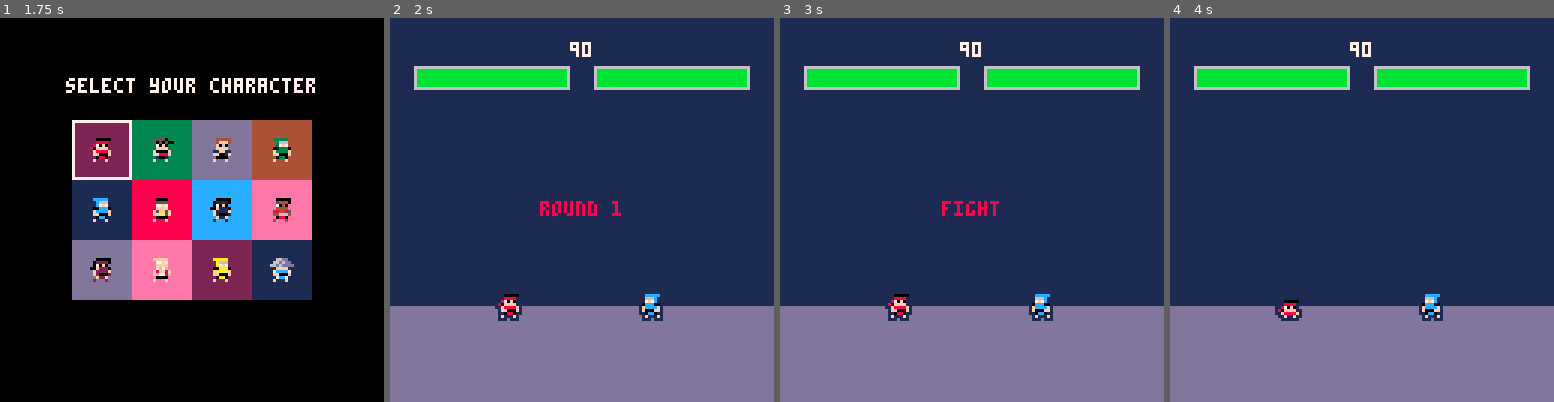
Above: before the commit, frames 1-4 (left to right).
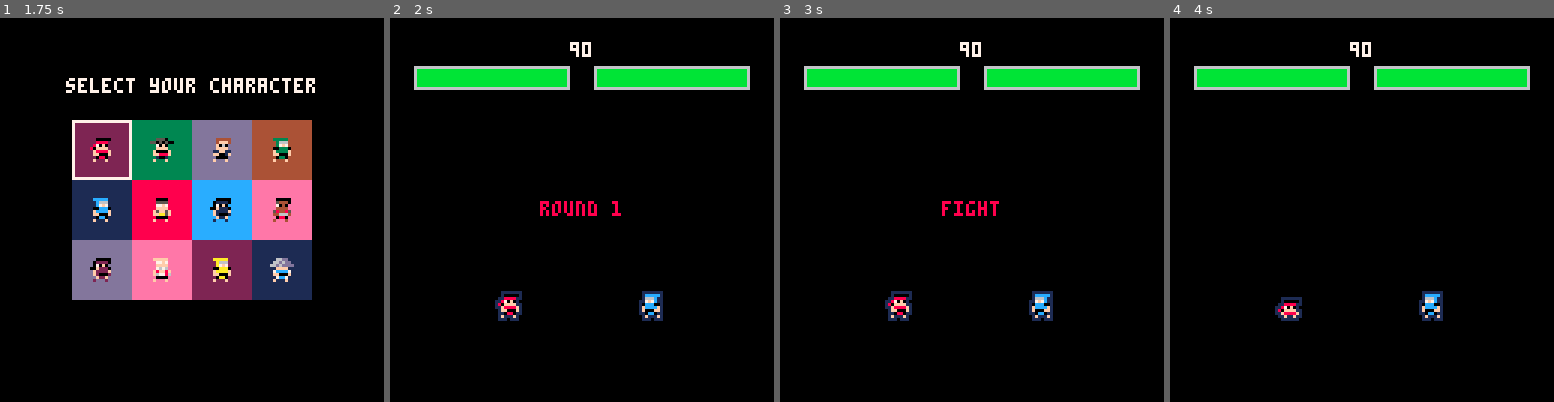
Above: after the commit, the same moments.

Repository: nascimento-cesar/pico-kombat-2
Game: PICO-8 cartridge shaolin-monks/shaolin-monks.p8
Same seed, same stepped clock (60 frames per second), same inputs: the game is played once before the commit and once after it.
Inputs:
- Up to frame 1 (1.75 s): tap X (X key) at 0.33, 1.07 s; tap O (Z key) at 0.7, 1.7 s; hold Right from 1.6 s (still down)
- Up to frame 2 (2 s): keep holding Right; tap X (X key) at 1.85 s
- Up to frame 3 (3 s): release Right at 2.1 s; tap O (Z key) at 2.1, 2.5, 2.9 s; hold Up 2.15-2.42 s; hold Right from 2.47 s (still down); tap X (X key) at 2.97 s
- Up to frame 4 (4 s): release Right at 3.03 s; hold Left 3.08-3.58 s; tap O (Z key) at 3.3, 3.7 s; hold Down 3.63-3.97 s

Frame 1 is identical in both runs. In frame 2, 93% of the frame differs, in the area x 0-100%, y 0-100%; in frame 3, 94%; in frame 4, 94%.

Commit message:
feat(shaolin-monks): remove temp scenarios

Diff:
--- a/shaolin-monks/core/init.lua
+++ b/shaolin-monks/core/init.lua
@@ -8,7 +8,7 @@
 end
 
 function define_global_constants()
-  action_stack_timeout, backward, forward, frozen_body_pal_m …(106 unchanged characters)… , round_duration, sprite_h, sprite_w, stage_offset, stroke_width, walk_speed, x_shift, y_bottom_limit, y_shift, y_upper_limit = 6, -1, 1, "p0c1c2c3c4c5c6c7c8c9cacbcdcecfc", "p0c1c2c374c5c6c8c9cacbcdcecfc", 3, 1, 126, 0, 1, 4, 3, 90, 8, 8, 16, 2, 1, 3, 92, 2, 64
+  action_stack_timeout, backward, forward, frozen_body_pal_m …(106 unchanged characters)… , round_duration, sprite_h, sprite_w, stroke_width, walk_speed, x_shift, y_bottom_limit, y_shift, y_upper_limit = 6, -1, 1, "p0c1c2c3c4c5c6c7c8c9cacbcdcecfc", "p0c1c2c374c5c6c8c9cacbcdcecfc", 3, 1, 126, 0, 1, 4, 3, 90, 8, 8, 2, 1, 3, 92, 2, 64
   ground_actions_map, aerial_actions_map, round_timers = string_to_hash("⬅️,➡️,⬆️,⬇️,➡️⬆️,⬅️⬆️,➡️⬇️,⬅️⬇️,🅾️,⬇️🅾️,❎,⬅️❎, …(239 unchanged characters)…
 end
 
--- a/shaolin-monks/draw/gameplay.lua
+++ b/shaolin-monks/draw/gameplay.lua
@@ -57,8 +57,9 @@
 end
 
 function draw_stage()
-  local x, y = (combat_stage - 1) % 8 * stage_offset, flr(combat_stage / 9) * 16
-  map(x, y, 0, 0, 16, 16)
+  palt(0, false)
+  map(0, 0, 0, 0, 16, 16)
+  pal()
 end
 
 function draw_player(p)
--- a/shaolin-monks/shaolin-monks.p8
+++ b/shaolin-monks/shaolin-monks.p8
@@ -134,22 +134,22 @@
 00000000000000000000000000000000000000000000000000000000000000000000000000000000000000000000000000000000000000000000000000000000
 00000000000000000000000000000000000000000000000000000000000000000000000000000000000000000000000000000000000000000000000000000000
 00000000000000000000000000000000000000000000000000000000000000000000000000000000000000000000000000000000000000000000000000000000
-00000000000000000000000000000000000000000000000000000000000000000000000000000000000000000000000000000000000000000000000000000000
-00000000000000000000000000000000000000000000000000000000000000000000000000000000000000000000000000000000000000000000000000000000
-00000000000000000000000000000000000000000000000000000000000000000000000000000000000000000000000000000000000000000000000000000000
-00000000000000000000000000000000000000000000000000000000000000000000000000000000000000000000000000000000000000000000000000000000
-00000000000000000000000000000000000000000000000000000000000000000000000000000000000000000000000000000000000000000000000000000000
-00000000000000000000000000000000000000000000000000000000000000000000000000000000000000000000000000000000000000000000000000000000
-00000000000000000000000000000000000000000000000000000000000000000000000000000000000000000000000000000000000000000000000000000000
-00000000000000000000000000000000000000000000000000000000000000000000000000000000000000000000000000000000000000000000000000000000
-11111111222222223333333355555555dddddddd8888888844444444eeeeeeee6666666600000000000000000000000000000000000000000000000000949400
-11111111222222223333333355555555dddddddd8888888844444444eeeeeeee6666666600000000000000000000000000000000000000000000000000774700
-11111111222222223333333355555555dddddddd8888888844444444eeeeeeee66666666000000000000000000000000000000000000000000000000f04fff0f
-11111111222222223333333355555555dddddddd8888888844444444eeeeeeee6666666600000000000000000000000000000000000000000000000040976704
-11111111222222223333333355555555dddddddd8888888844444444eeeeeeee6666666600000000000000000000000000000000000000000000000009855890
-11111111222222223333333355555555dddddddd8888888844444444eeeeeeee66666666000000000000000000000000000000000000000000000000f45ff54f
-11111111222222223333333355555555dddddddd8888888844444444eeeeeeee6666666600000000000000000000000000000000000000000000000000855800
-11111111222222223333333355555555dddddddd8888888844444444eeeeeeee666666660000000000000000000000000000000000000000000000000f000f00
+00000000000000000000000000000000000000000000000000000000000000000000000011111777777111111111111166666666666666666666666666666666
+00000000000000000000000000000000000000000000000000000000000000000000000011167777777761110000000077707070070707777777777766666666
+00000000000000000000000000000000000000000000000000000000000000000000000011677777777776111111111155550d0dd0d055555555555566666666
+000000000000000000000000000000000000000000000000000000000000000000000000167777777776776111111111555550dd220555555555555566666666
+00000000000000000000000000000000000000000000000000000000000000000000000016777777777767611111111111111102201111111111111166666666
+00000000000000000000000000000000000000000000000000000000000000000000000067776777777777761111111111111110011111111111111166666666
+00000000000000000000000000000000000000000000000000000000000000000000000067777777777777761111111111111110011111111111111166666666
+00000000000000000000000000000000000000000000000000000000000000000000000066777777777777661111111111111110d11111111111111166666666
+00000000000000000000000000000000000000000000000000000000000000000000000066777777777777661111111111111110d11111116666666600000000
+00000000000000000000000000000000000000000000000000000000000000000000000066777777777777661111111111111110d11111116666666600000000
+00000000000000000000000000000000000000000000000000000000000000000000000066777777777777661111111111111110d11111116666666600000000
+00000000000000000000000000000000000000000000000000000000000000000000000016677777777776611111111111111110d11111116666666600000000
+00000000000000000000000000000000000000000000000000000000000000000000000016666777777666611111111111111110d11111116666666600000000
+00000000000000000000000000000000000000000000000000000000000000000000000011666666666666111111111111111110d11111117777777700000000
+00000000000000000000000000000000000000000000000000000000000000000000000011166666666661111111111111111110d11111115555555500000000
+00000000000000000000000000000000000000000000000000000000000000000000000011111666666111111111111111111110d11111115555555500000000
 
 
 
@@ -281,137 +281,121 @@
 
 
 __map__
-f0f0f0f0f0f0f0f0f0f0f0f0f0f0f0f0f1f1f1f1f1f1f1f1f1f1f1f1f1f1f1f1f2f2f2f2f2f2f2f2f2f2f2f2f2f2f2f2f3f3f3f3f3f3f3f3f3f3f3f3f3f3f3f3f0f0f0f0f0f0f0f0f0f0f0f0f0f0f0f0f5f5f5f5f5f5f5f5f5f5f5f5f5f5f5f5f6f6f6f6f6f6f6f6f6f6f6f6f6f6f6f6f7f7f7f7f7f7f7f7f7f7f7f7f7f7f7f7
-f0f0f0f0f0f0f0f0f0f0f0f0f0f0f0f0f1f1f1f1f1f1f1f1f1f1f1f1f1f1f1f1f2f2f2f2f2f2f2f2f2f2f2f2f2f2f2f2f3f3f3f3f3f3f3f3f3f3f3f3f3f3f3f3f0f0f0f0f0f0f0f0f0f0f0f0f0f0f0f0f5f5f5f5f5f5f5f5f5f5f5f5f5f5f5f5f6f6f6f6f6f6f6f6f6f6f6f6f6f6f6f6f7f7f7f7f7f7f7f7f7f7f7f7f7f7f7f7
-f0f0f0f0f0f0f0f0f0f0f0f0f0f0f0f0f1f1f1f1f1f1f1f1f1f1f1f1f1f1f1f1f2f2f2f2f2f2f2f2f2f2f2f2f2f2f2f2f3f3f3f3f3f3f3f3f3f3f3f3f3f3f3f3f0f0f0f0f0f0f0f0f0f0f0f0f0f0f0f0f5f5f5f5f5f5f5f5f5f5f5f5f5f5f5f5f6f6f6f6f6f6f6f6f6f6f6f6f6f6f6f6f7f7f7f7f7f7f7f7f7f7f7f7f7f7f7f7
-f0f0f0f0f0f0f0f0f0f0f0f0f0f0f0f0f1f1f1f1f1f1f1f1f1f1f1f1f1f1f1f1f2f2f2f2f2f2f2f2f2f2f2f2f2f2f2f2f3f3f3f3f3f3f3f3f3f3f3f3f3f3f3f3f0f0f0f0f0f0f0f0f0f0f0f0f0f0f0f0f5f5f5f5f5f5f5f5f5f5f5f5f5f5f5f5f6f6f6f6f6f6f6f6f6f6f6f6f6f6f6f6f7f7f7f7f7f7f7f7f7f7f7f7f7f7f7f7
-f0f0f0f0f0f0f0f0f0f0f0f0f0f0f0f0f1f1f1f1f1f1f1f1f1f1f1f1f1f1f1f1f2f2f2f2f2f2f2f2f2f2f2f2f2f2f2f2f3f3f3f3f3f3f3f3f3f3f3f3f3f3f3f3f0f0f0f0f0f0f0f0f0f0f0f0f0f0f0f0f5f5f5f5f5f5f5f5f5f5f5f5f5f5f5f5f6f6f6f6f6f6f6f6f6f6f6f6f6f6f6f6f7f7f7f7f7f7f7f7f7f7f7f7f7f7f7f7
-f0f0f0f0f0f0f0f0f0f0f0f0f0f0f0f0f1f1f1f1f1f1f1f1f1f1f1f1f1f1f1f1f2f2f2f2f2f2f2f2f2f2f2f2f2f2f2f2f3f3f3f3f3f3f3f3f3f3f3f3f3f3f3f3f0f0f0f0f0f0f0f0f0f0f0f0f0f0f0f0f5f5f5f5f5f5f5f5f5f5f5f5f5f5f5f5f6f6f6f6f6f6f6f6f6f6f6f6f6f6f6f6f7f7f7f7f7f7f7f7f7f7f7f7f7f7f7f7
-f0f0f0f0f0f0f0f0f0f0f0f0f0f0f0f0f1f1f1f1f1f1f1f1f1f1f1f1f1f1f1f1f2f2f2f2f2f2f2f2f2f2f2f2f2f2f2f2f3f3f3f3f3f3f3f3f3f3f3f3f3f3f3f3f0f0f0f0f0f0f0f0f0f0f0f0f0f0f0f0f5f5f5f5f5f5f5f5f5f5f5f5f5f5f5f5f6f6f6f6f6f6f6f6f6f6f6f6f6f6f6f6f7f7f7f7f7f7f7f7f7f7f7f7f7f7f7f7
-f0f0f0f0f0f0f0f0f0f0f0f0f0f0f0f0f1f1f1f1f1f1f1f1f1f1f1f1f1f1f1f1f2f2f2f2f2f2f2f2f2f2f2f2f2f2f2f2f3f3f3f3f3f3f3f3f3f3f3f3f3f3f3f3f0f0f0f0f0f0f0f0f0f0f0f0f0f0f0f0f5f5f5f5f5f5f5f5f5f5f5f5f5f5f5f5f6f6f6f6f6f6f6f6f6f6f6f6f6f6f6f6f7f7f7f7f7f7f7f7f7f7f7f7f7f7f7f7
-f0f0f0f0f0f0f0f0f0f0f0f0f0f0f0f0f1f1f1f1f1f1f1f1f1f1f1f1f1f1f1f1f2f2f2f2f2f2f2f2f2f2f2f2f2f2f2f2f3f3f3f3f3f3f3f3f3f3f3f3f3f3f3f3f0f0f0f0f0f0f0f0f0f0f0f0f0f0f0f0f5f5f5f5f5f5f5f5f5f5f5f5f5f5f5f5f6f6f6f6f6f6f6f6f6f6f6f6f6f6f6f6f7f7f7f7f7f7f7f7f7f7f7f7f7f7f7f7
-f0f0f0f0f0f0f0f0f0f0f0f0f0f0f0f0f1f1f1f1f1f1f1f1f1f1f1f1f1f1f1f1f2f2f2f2f2f2f2f2f2f2f2f2f2f2f2f2f3f3f3f3f3f3f3f3f3f3f3f3f3f3f3f3f0f0f0f0f0f0f0f0f0f0f0f0f0f0f0f0f5f5f5f5f5f5f5f5f5f5f5f5f5f5f5f5f6f6f6f6f6f6f6f6f6f6f6f6f6f6f6f6f7f7f7f7f7f7f7f7f7f7f7f7f7f7f7f7
-f0f0f0f0f0f0f0f0f0f0f0f0f0f0f0f0f1f1f1f1f1f1f1f1f1f1f1f1f1f1f1f1f2f2f2f2f2f2f2f2f2f2f2f2f2f2f2f2f3f3f3f3f3f3f3f3f3f3f3f3f3f3f3f3f0f0f0f0f0f0f0f0f0f0f0f0f0f0f0f0f5f5f5f5f5f5f5f5f5f5f5f5f5f5f5f5f6f6f6f6f6f6f6f6f6f6f6f6f6f6f6f6f7f7f7f7f7f7f7f7f7f7f7f7f7f7f7f7
-f0f0f0f0f0f0f0f0f0f0f0f0f0f0f0f0f1f1f1f1f1f1f1f1f1f1f1f1f1f1f1f1f2f2f2f2f2f2f2f2f2f2f2f2f2f2f2f2f3f3f3f3f3f3f3f3f3f3f3f3f3f3f3f3f0f0f0f0f0f0f0f0f0f0f0f0f0f0f0f0f5f5f5f5f5f5f5f5f5f5f5f5f5f5f5f5f6f6f6f6f6f6f6f6f6f6f6f6f6f6f6f6f7f7f7f7f7f7f7f7f7f7f7f7f7f7f7f7
-f4f4f4f4f4f4f4f4f4f4f4f4f4f4f4f4f1f1f1f1f1f1f1f1f1f1f1f1f1f1f1f1f2f2f2f2f2f2f2f2f2f2f2f2f2f2f2f2f3f3f3f3f3f3f3f3f3f3f3f3f3f3f3f3f0f0f0f0f0f0f0f0f0f0f0f0f0f0f0f0f5f5f5f5f5f5f5f5f5f5f5f5f5f5f5f5f6f6f6f6f6f6f6f6f6f6f6f6f6f6f6f6f7f7f7f7f7f7f7f7f7f7f7f7f7f7f7f7
-f4f4f4f4f4f4f4f4f4f4f4f4f4f4f4f4f1f1f1f1f1f1f1f1f1f1f1f1f1f1f1f1f2f2f2f2f2f2f2f2f2f2f2f2f2f2f2f2f3f3f3f3f3f3f3f3f3f3f3f3f3f3f3f3f0f0f0f0f0f0f0f0f0f0f0f0f0f0f0f0f5f5f5f5f5f5f5f5f5f5f5f5f5f5f5f5f6f6f6f6f6f6f6f6f6f6f6f6f6f6f6f6f7f7f7f7f7f7f7f7f7f7f7f7f7f7f7f7
-f4f4f4f4f4f4f4f4f4f4f4f4f4f4f4f4f1f1f1f1f1f1f1f1f1f1f1f1f1f1f1f1f2f2f2f2f2f2f2f2f2f2f2f2f2f2f2f2f3f3f3f3f3f3f3f3f3f3f3f3f3f3f3f3f0f0f0f0f0f0f0f0f0f0f0f0f0f0f0f0f5f5f5f5f5f5f5f5f5f5f5f5f5f5f5f5f6f6f6f6f6f6f6f6f6f6f6f6f6f6f6f6f7f7f7f7f7f7f7f7f7f7f7f7f7f7f7f7
-f4f4f4f4f4f4f4f4f4f4f4f4f4f4f4f4f1f1f1f1f1f1f1f1f1f1f1f1f1f1f1f1f2f2f2f2f2f2f2f2f2f2f2f2f2f2f2f2f3f3f3f3f3f3f3f3f3f3f3f3f3f3f3f3f0f0f0f0f0f0f0f0f0f0f0f0f0f0f0f0f5f5f5f5f5f5f5f5f5f5f5f5f5f5f5f5f6f6f6f6f6f6f6f6f6f6f6f6f6f6f6f6f7f7f7f7f7f7f7f7f7f7f7f7f7f7f7f7
-f8f8f8f8f8f8f8f8f8f8f8f8f8f8f8f800000000000000000000000000000000000000000000000000000000000000000000000000000000000000000000000000000000000000000000000000000000000000000000000000000000000000000000000000000000000000000000000000000000000000000000000000000000
-f8f8f8f8f8f8f8f8f8f8f8f8f8f8f8f800000000000000000000000000000000000000000000000000000000000000000000000000000000000000000000000000000000000000000000000000000000000000000000000000000000000000000000000000000000000000000000000000000000000000000000000000000000
-f8f8f8f8f8f8f8f8f8f8f8f8f8f8f8f800000000000000000000000000000000000000000000000000000000000000000000000000000000000000000000000000000000000000000000000000000000000000000000000000000000000000000000000000000000000000000000000000000000000000000000000000000000
-f8f8f8f8f8f8f8f8f8f8f8f8f8f8f8f800000000000000000000000000000000000000000000000000000000000000000000000000000000000000000000000000000000000000000000000000000000000000000000000000000000000000000000000000000000000000000000000000000000000000000000000000000000
-f8f8f8f8f8f8f8f8f8f8f8f8f8f8f8f800000000000000000000000000000000000000000000000000000000000000000000000000000000000000000000000000000000000000000000000000000000000000000000000000000000000000000000000000000000000000000000000000000000000000000000000000000000
-f8f8f8f8f8f8f8f8f8f8f8f8f8f8f8f800000000000000000000000000000000000000000000000000000000000000000000000000000000000000000000000000000000000000000000000000000000000000000000000000000000000000000000000000000000000000000000000000000000000000000000000000000000
-f8f8f8f8f8f8f8f8f8f8f8f8f8f8f8f800000000000000000000000000000000000000000000000000000000000000000000000000000000000000000000000000000000000000000000000000000000000000000000000000000000000000000000000000000000000000000000000000000000000000000000000000000000
-f8f8f8f8f8f8f8f8f8f8f8f8f8f8f8f800000000000000000000000000000000000000000000000000000000000000000000000000000000000000000000000000000000000000000000000000000000000000000000000000000000000000000000000000000000000000000000000000000000000000000000000000000000
-f8f8f8f8f8f8f8f8f8f8f8f8f8f8f8f800000000000000000000000000000000000000000000000000000000000000000000000000000000000000000000000000000000000000000000000000000000000000000000000000000000000000000000000000000000000000000000000000000000000000000000000000000000
-f8f8f8f8f8f8f8f8f8f8f8f8f8f8f8f800000000000000000000000000000000000000000000000000000000000000000000000000000000000000000000000000000000000000000000000000000000000000000000000000000000000000000000000000000000000000000000000000000000000000000000000000000000
-f8f8f8f8f8f8f8f8f8f8f8f8f8f8f8f800000000000000000000000000000000000000000000000000000000000000000000000000000000000000000000000000000000000000000000000000000000000000000000000000000000000000000000000000000000000000000000000000000000000000000000000000000000
-f8f8f8f8f8f8f8f8f8f8f8f8f8f8f8f800000000000000000000000000000000000000000000000000000000000000000000000000000000000000000000000000000000000000000000000000000000000000000000000000000000000000000000000000000000000000000000000000000000000000000000000000000000
-f8f8f8f8f8f8f8f8f8f8f8f8f8f8f8f800000000000000000000000000000000000000000000000000000000000000000000000000000000000000000000000000000000000000000000000000000000000000000000000000000000000000000000000000000000000000000000000000000000000000000000000000000000
-f8f8f8f8f8f8f8f8f8f8f8f8f8f8f8f800000000000000000000000000000000000000000000000000000000000000000000000000000000000000000000000000000000000000000000000000000000000000000000000000000000000000000000000000000000000000000000000000000000000000000000000000000000
-f8f8f8f8f8f8f8f8f8f8f8f8f8f8f8f800000000000000000000000000000000000000000000000000000000000000000000000000000000000000000000000000000000000000000000000000000000000000000000000000000000000000000000000000000000000000000000000000000000000000000000000000000000
-f8f8f8f8f8f8f8f8f8f8f8f8f8f8f8f800000000000000000000000000000000000000000000000000000000000000000000000000000000000000000000000000000000000000000000000000000000000000000000000000000000000000000000000000000000000000000000000000000000000000000000000000000000
-…(102 lines of a section not shown)…
+0000000000000000000000000000000000000000000000000000000000000000000000000000000000000000000000000000000000000000000000000000000000000000000000000000000000000000000000000000000000000000000000000000000000000000000000000000000000000000000000000000000000000000
+0000000000000000000000000000000000000000000000000000000000000000000000000000000000000000000000000000000000000000000000000000000000000000000000000000000000000000000000000000000000000000000000000000000000000000000000000000000000000000000000000000000000000000
+00000000000000000000000000000000ebebebebebebebebebebebebebebebeb000000000000000000000000000000000000000000000000000000000000000000000000000000000000000000000000000000000000000000000000000000000000000000000000000000000000000000000000000000000000000000000000
+00000000000000000000000000000000fbfbfbfbfbfbfbfbfbfbfbfbfbfbfbfb000000000000000000000000000000000000000000000000000000000000000000000000000000000000000000000000000000000000000000000000000000000000000000000000000000000000000000000000000000000000000000000000
+00000000000000000000000000000000fbfbfbfbfbfbfbfbfbfbfbfbfbfbfbfb000000000000000000000000000000000000000000000000000000000000000000000000000000000000000000000000000000000000000000000000000000000000000000000000000000000000000000000000000000000000000000000000
+00000000000000000000000000000000fbfbe9eafbfbfbfbfbfbfbfbfbfbfbfb000000000000000000000000000000000000000000000000000000000000000000000000000000000000000000000000000000000000000000000000000000000000000000000000000000000000000000000000000000000000000000000000
+00000000000000000000000000000000fbfbf9fafbfbfbfbfbfbfbfbfbfbfbfb000000000000000000000000000000000000000000000000000000000000000000000000000000000000000000000000000000000000000000000000000000000000000000000000000000000000000000000000000000000000000000000000
+00000000000000000000000000000000fbfbfbfbfbfbfbfbfbfbfbfbfbfbfbfb000000000000000000000000000000000000000000000000000000000000000000000000000000000000000000000000000000000000000000000000000000000000000000000000000000000000000000000000000000000000000000000000
+00000000000000000000000000000000fbfbfbe1e2fbf1e1e2fbfbe1e2fbfbfb000000000000000000000000000000000000000000000000000000000000000000000000000000000000000000000000000000000000000000000000000000000000000000000000000000000000000000000000000000000000000000000000
+00000000000000000000000000000000eeeeeeecedeeeeecedeeeeecedeeeeee000000000000000000000000000000000000000000000000000000000000000000000000000000000000000000000000000000000000000000000000000000000000000000000000000000000000000000000000000000000000000000000000
+00000000000000000000000000000000fbfbfbfcfdfbfbfcfdfbfbfcfdfbfbfb000000000000000000000000000000000000000000000000000000000000000000000000000000000000000000000000000000000000000000000000000000000000000000000000000000000000000000000000000000000000000000000000
+00000000000000000000000000000000fbfbfbfcfdfbfbfcfdfbfbfcfdfbfbfb000000000000000000000000000000000000000000000000000000000000000000000000000000000000000000000000000000000000000000000000000000000000000000000000000000000000000000000000000000000000000000000000
+00000000000000000000000000000000efefefefefefefefefefefefefefefef000000000000000000000000000000000000000000000000000000000000000000000000000000000000000000000000000000000000000000000000000000000000000000000000000000000000000000000000000000000000000000000000
+00000000000000000000000000000000fbfbfbfbfbfbfbfbfbfbfbfbfbfbfbfb000000000000000000000000000000000000000000000000000000000000000000000000000000000000000000000000000000000000000000000000000000000000000000000000000000000000000000000000000000000000000000000000
+00000000000000000000000000000000fbfbfbfbfbfbfbfbfbfbfbfbfbfbfbfb000000000000000000000000000000000000000000000000000000000000000000000000000000000000000000000000000000000000000000000000000000000000000000000000000000000000000000000000000000000000000000000000
+00000000000000000000000000000000fbfbfbfbfbfbfbfbfbfbfbfbfbfbfbfb000000000000000000000000000000000000000000000000000000000000000000000000000000000000000000000000000000000000000000000000000000000000000000000000000000000000000000000000000000000000000000000000
+…(102 lines of a section not shown)…
--- a/shaolin-monks/shared/update.lua
+++ b/shaolin-monks/shared/update.lua
@@ -1,5 +1,5 @@
 function define_combat_variables(v)
-  combat_stage, combat_round, combat_round_start_time, combat_round_remaining_time, combat_round_state, combat_round_winner, combat_rounds_won, combat_round_timers = unpack(v or {})
+  combat_round, combat_round_start_time, combat_round_remaining_time, combat_round_state, combat_round_winner, combat_rounds_won, combat_round_timers = unpack(v or {})
 end
 
 function get_combat_result()
--- a/shaolin-monks/update/next_combat.lua
+++ b/shaolin-monks/update/next_combat.lua
@@ -8,7 +8,7 @@
   end
 
   current_screen = "gameplay"
-  define_combat_variables({ (combat_stage or 0) + 1 or 1, 1, time(), round_duration, "starting", nil, { [p1_id] = 0, [p2_id] = 0 }, {} })
+  define_combat_variables({ 1, time(), round_duration, "starting", nil, { [p1_id] = 0, [p2_id] = 0 }, {} })
   setup_new_round()
 end
 
